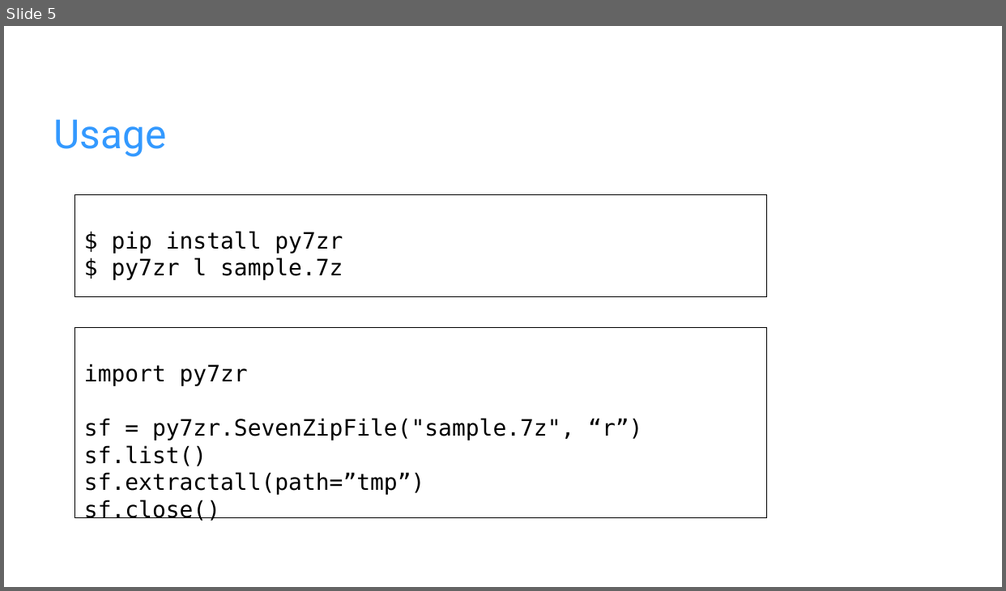
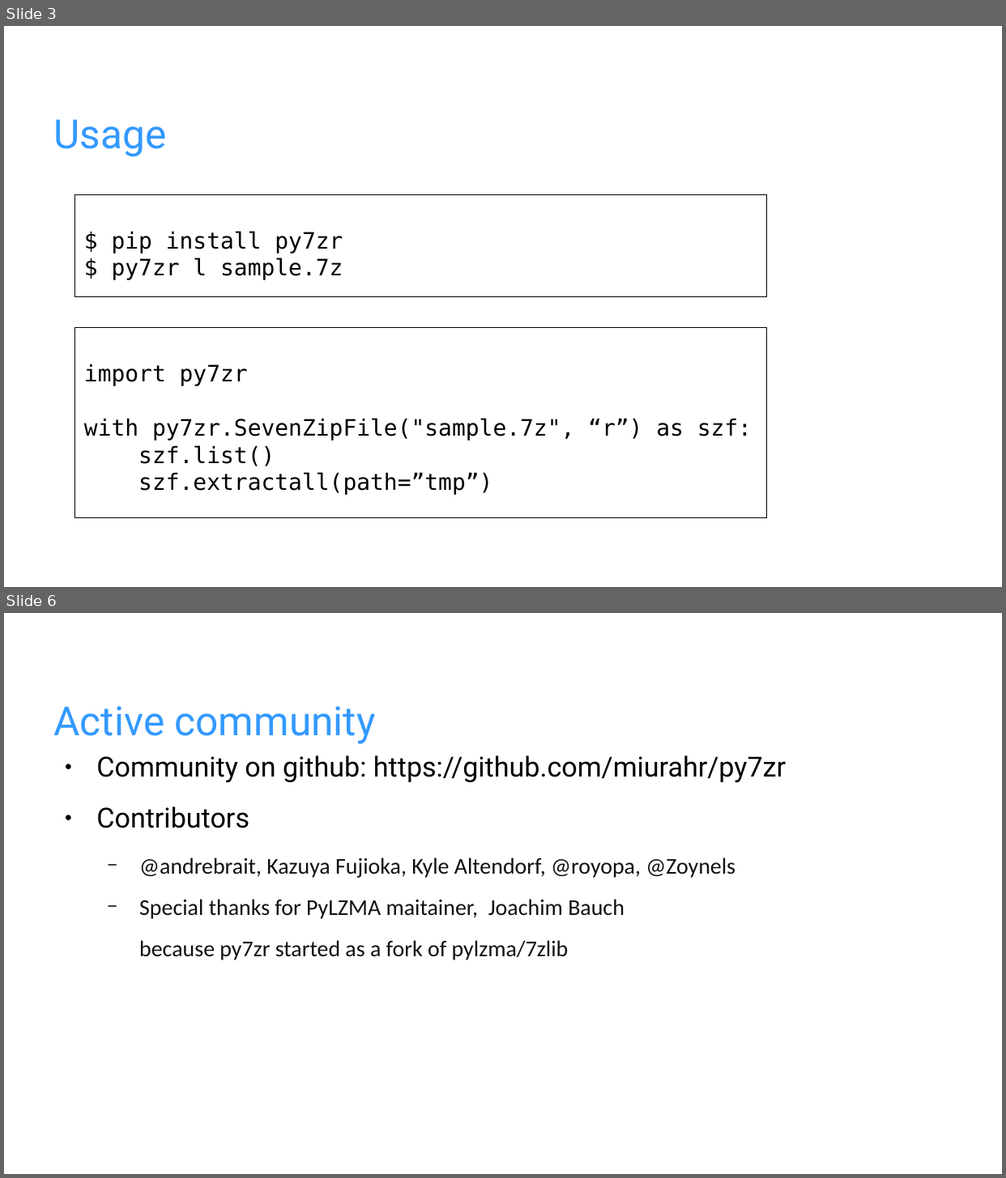
Before and after one commit to miurahr/py7zr, a slide deck: docs/presentations/Introduction_of_py7zr.odp. Shown one above the other, each under a label of ours: slide 5 before the commit, slides 3 and 6 after it; the slides between them are not shown. The pictures are 1006x591 and 1006x1178 pixels, drawn with LibreOffice and Linux fonts; fonts in the diff are those of the drawing; background and template pictures are left out. Boxes give left, top, right and bottom in pixels: in the first picture for what was removed or moved away, otherwise in the second. Text is boxed around its words. In the diff, an @@ line names an element or a change of style, - is before the commit and + after.

```diff
--- a/docs/presentations/Introduction_of_py7zr.odp
+++ b/docs/presentations/Introduction_of_py7zr.odp
@@ slide 6 added at box(4, 613, 1002, 1174), background picture (left out) @@
@@ title added at box(54, 706, 376, 744), 32 pt, text #3399FF @@
+Active community
@@ text added at box(96, 756, 786, 960), 18 pt, text #111111 @@
+● Community on github: https://github.com/miurahr/py7zr
+● Contributors
+  − @andrebrait, Kazuya Fujioka, Kyle Altendorf, @royopa, @Zoynels
+  − Special thanks for PyLZMA maitainer, Joachim Bauch
+  because py7zr started as a fork of pylzma/7zlib
@@ what was slide 5 is now slide 3 @@
@@ slide 3 changed as well @@
@@ text in rectangle at box(84, 418, 752, 495): text changed @@
-sf = py7zr.SevenZipFile("sample.7z", “r”)
-sf.list()
-sf.extractall(path=”tmp”)
-sf.close()
+with py7zr.SevenZipFile("sample.7z", “r”) as szf:
+szf.list()
+szf.extractall(path=”tmp”)
```
Also in this commit, not shown: 5 other slides changed, 2 other slides added, 5 slides removed, 1 other file.
